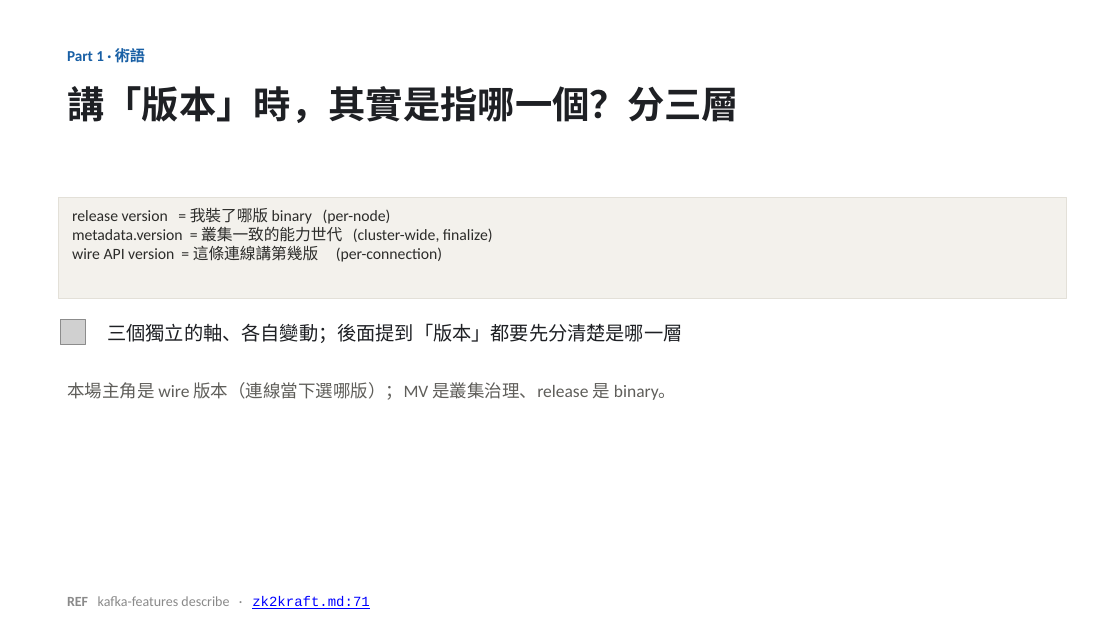
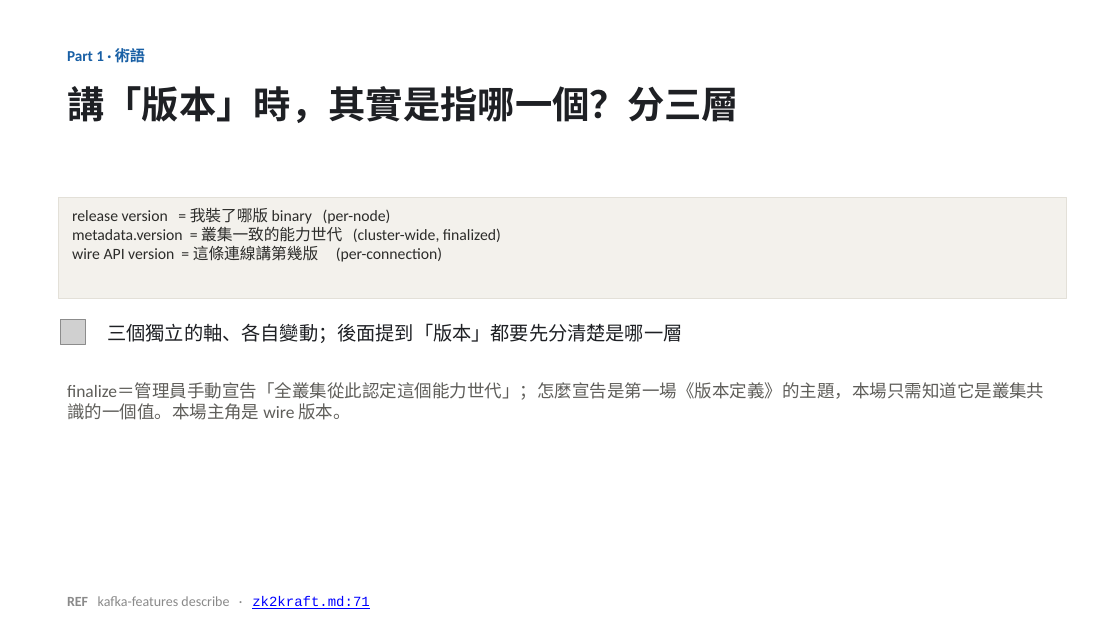
Before and after one commit to unknowntpo/kafka, a slide deck: slide 5 of study/version-control/kafka-version-negotiation.pptx. Drawn at 1120x630 pixels with LibreOffice and Linux fonts; fonts in the diff are those of the drawing; grey boxes stand for pictures. Boxes give left, top, right and bottom in pixels: in the first picture for what was removed or moved away, otherwise in the second. Text is boxed around its words. In the diff, an @@ line names an element or a change of style, - is before the commit and + after.

```diff
--- a/study/version-control/kafka-version-negotiation.pptx
+++ b/study/version-control/kafka-version-negotiation.pptx
@@ text in rectangle at (72,226,501,242): text changed @@
-metadata.version = 叢集一致的能力世代 (cluster-wide, finalize)
+metadata.version = 叢集一致的能力世代 (cluster-wide, finalized)
@@ text at (67,382,1044,420): text changed @@
-本場主角是 wire 版本（連線當下選哪版）；MV 是叢集治理、release 是 binary。
+finalize＝管理員手動宣告「全叢集從此認定這個能力世代」；怎麼宣告是第一場《版本定義》的主題，本場只需知道它是叢集共識的一個值。本場主角是 wire 版本。
```
Also in this commit, not shown: 3 other slides changed, 2 slides added, 1 slide removed, 3 other files.
